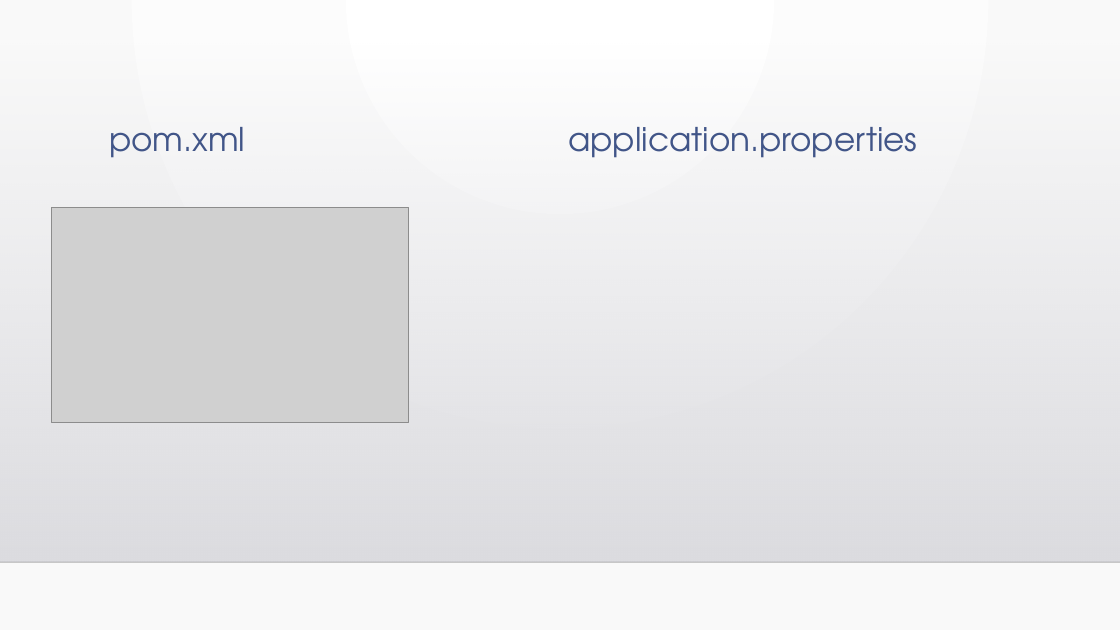
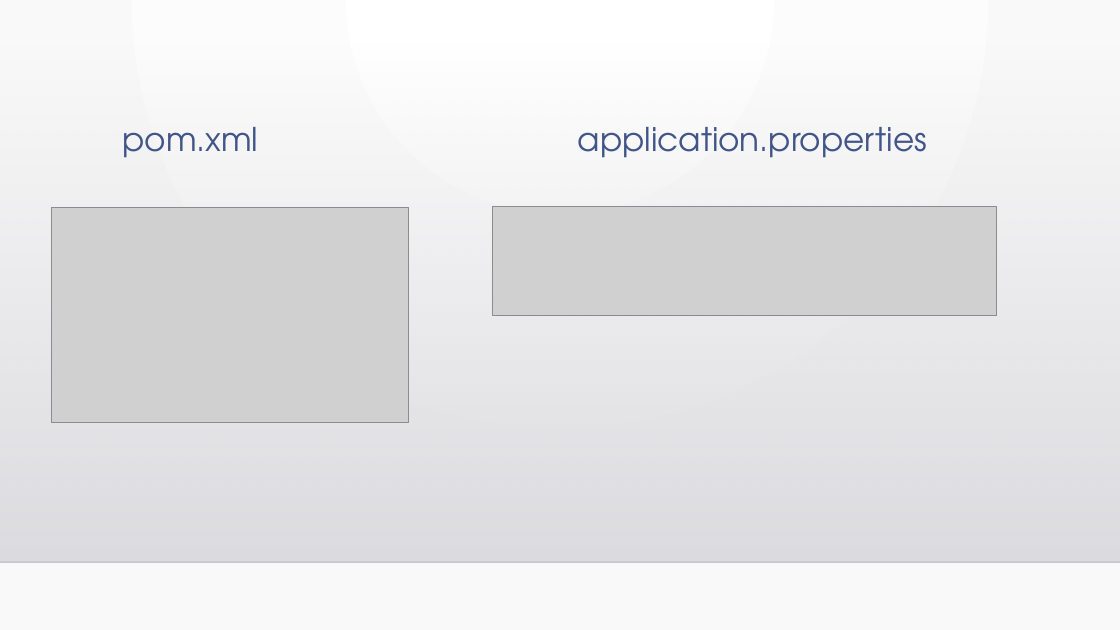
Before and after one commit to WebEngineering18/Pr-sentation, a slide deck: slide 27 of Fragebogen zum Status der Bauqualität.pptx. Drawn at 1120x630 pixels with LibreOffice and Linux fonts; fonts in the diff are those of the drawing; grey boxes stand for pictures; background and template pictures are left out. Boxes give left, top, right and bottom in pixels: in the first picture for what was removed or moved away, otherwise in the second. Text is boxed around its words. In the diff, an @@ line names an element or a change of style, - is before the commit and + after.

```diff
--- a/Fragebogen zum Status der Bauqualität.pptx
+++ b/Fragebogen zum Status der Bauqualität.pptx
@@ text "pom.xml": place and size @@
-text "pom.xml" at (109,127,245,158)
+text "pom.xml" at (122,127,258,158)
@@ text "application.properties": place and size @@
-text "application.properties" at (568,127,917,158)
+text "application.properties" at (578,127,927,158)
@@ picture added at (492,207,996,315) @@
```
Also in this commit, not shown: 2 slides added, 1 slide removed.
